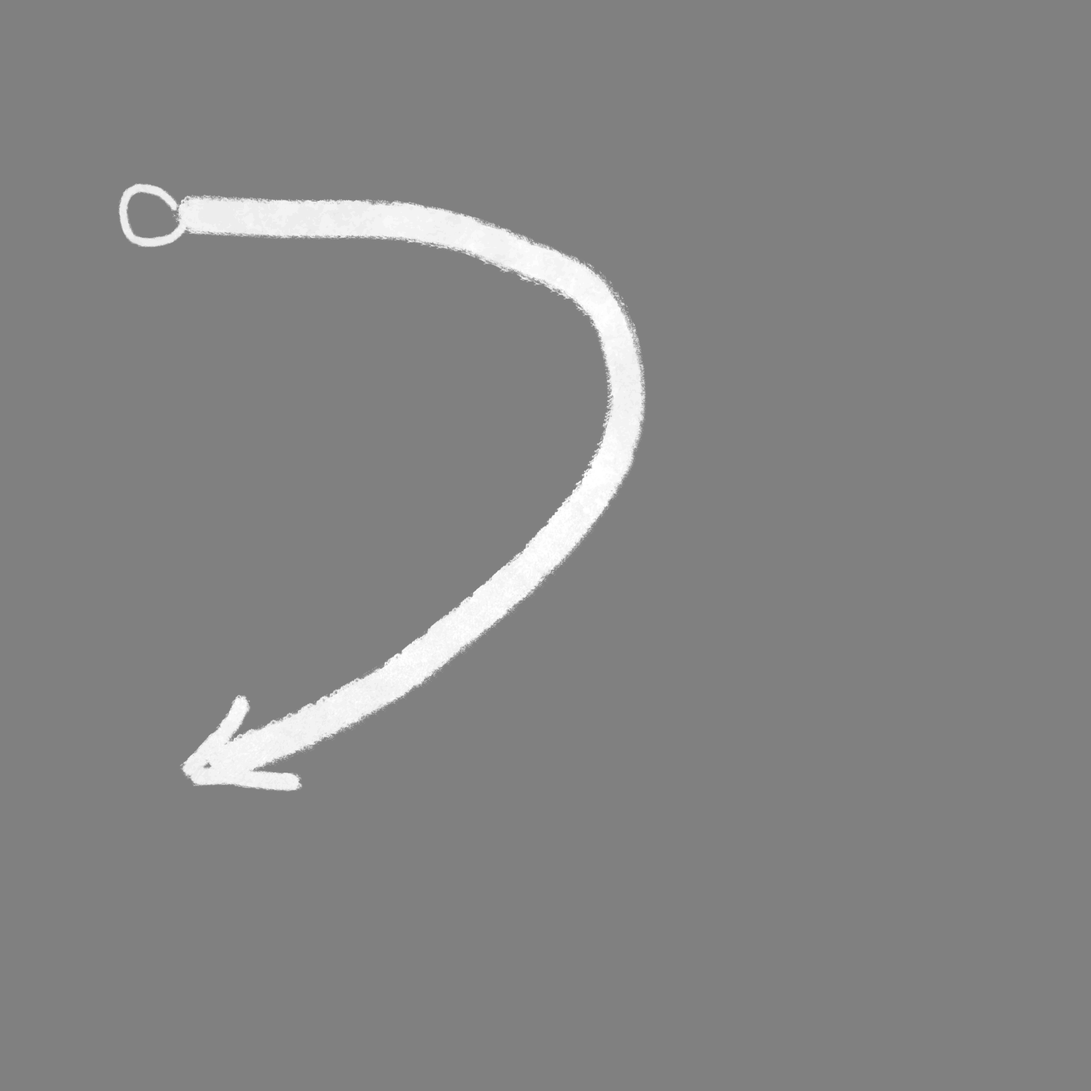
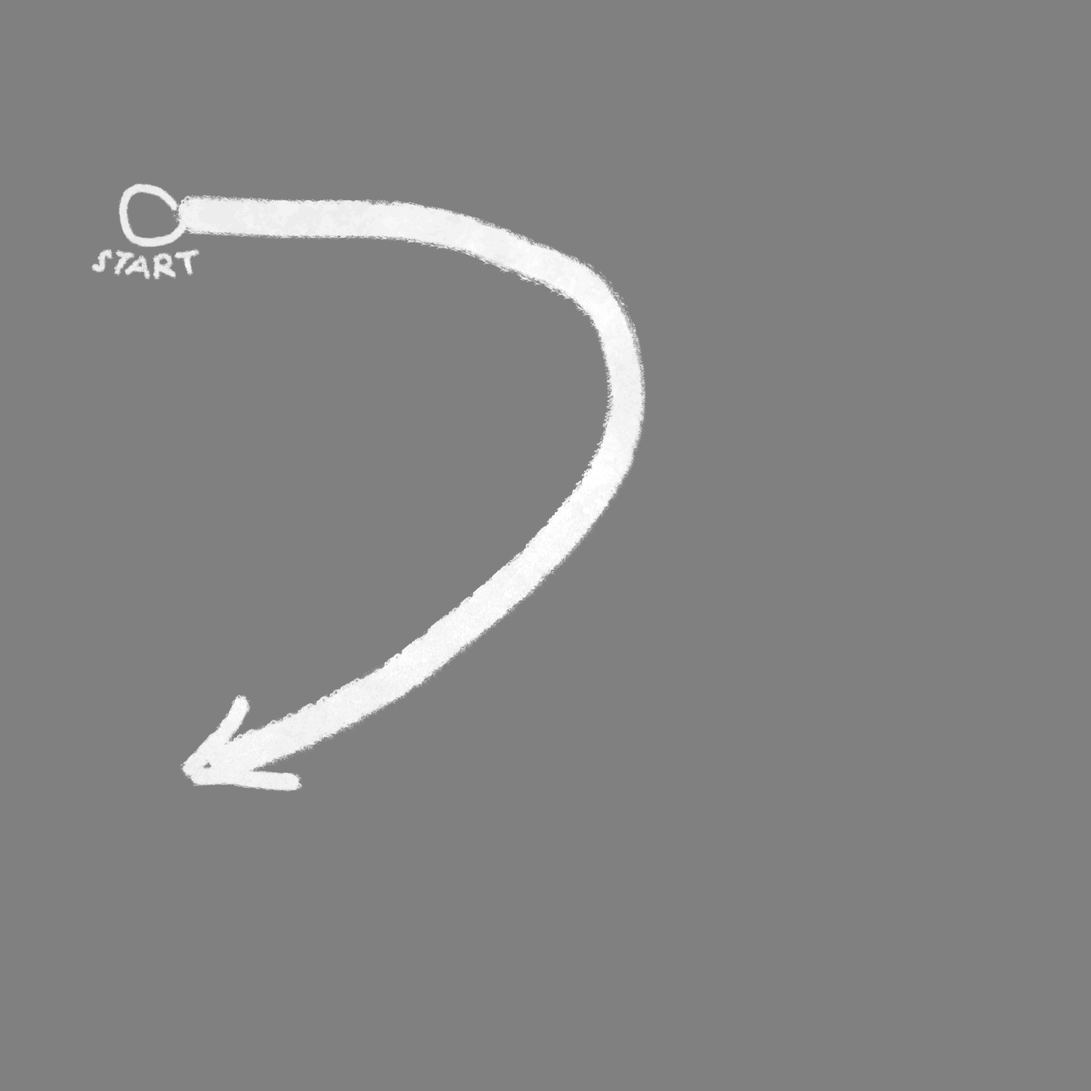
Before/after of a 1091 × 1091 layered artwork. What changed in the layer stack:
painted on "Фон" over [90, 248, 201, 281]
